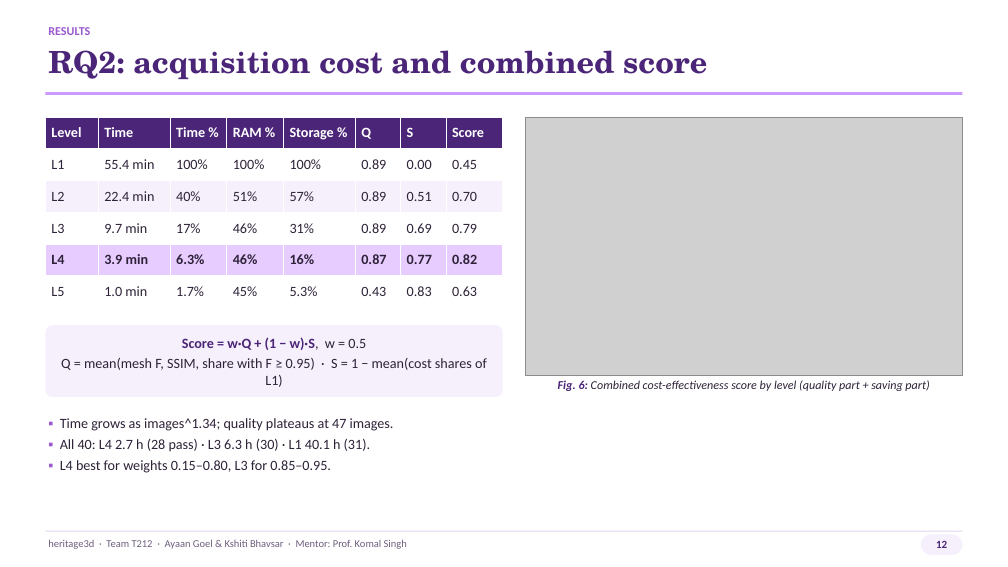
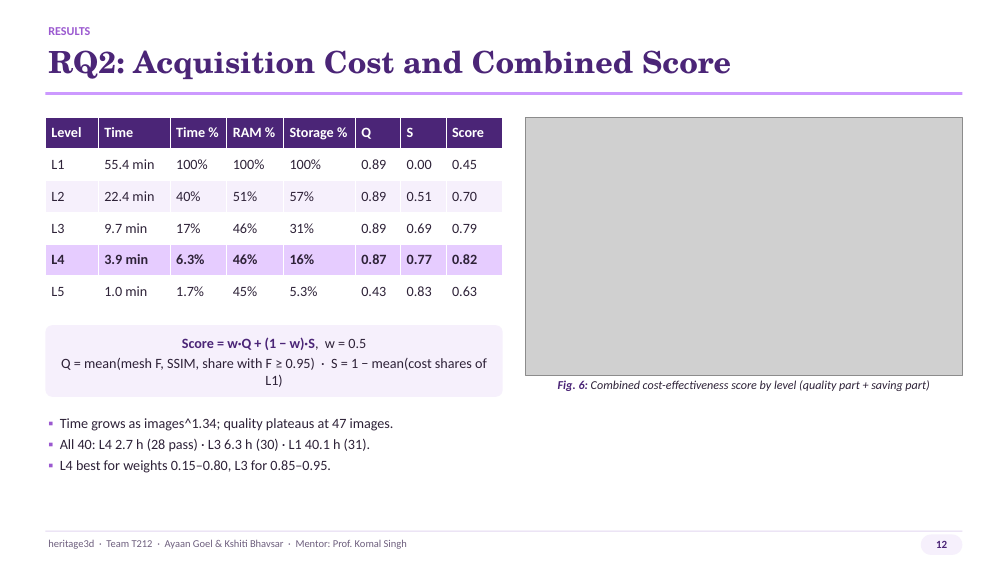
Before and after one commit to ayaan-goel/heritage3d, a slide deck: slide 12 of Deliverables/Presentation/heritage3d_Presentation_v2.pptx. Drawn at 1008x567 pixels with LibreOffice and Linux fonts; fonts in the diff are those of the drawing; grey boxes stand for pictures. Boxes give left, top, right and bottom in pixels: in the first picture for what was removed or moved away, otherwise in the second. Text is boxed around its words. In the diff, an @@ line names an element or a change of style, - is before the commit and + after.

```diff
--- a/Deliverables/Presentation/heritage3d_Presentation_v2.pptx
+++ b/Deliverables/Presentation/heritage3d_Presentation_v2.pptx
@@ text at (48, 50, 731, 79): text changed @@
-RQ2: acquisition cost and combined score
+RQ2: Acquisition Cost and Combined Score
```
Also in this commit, not shown: 15 other slides changed, 1 other file.
